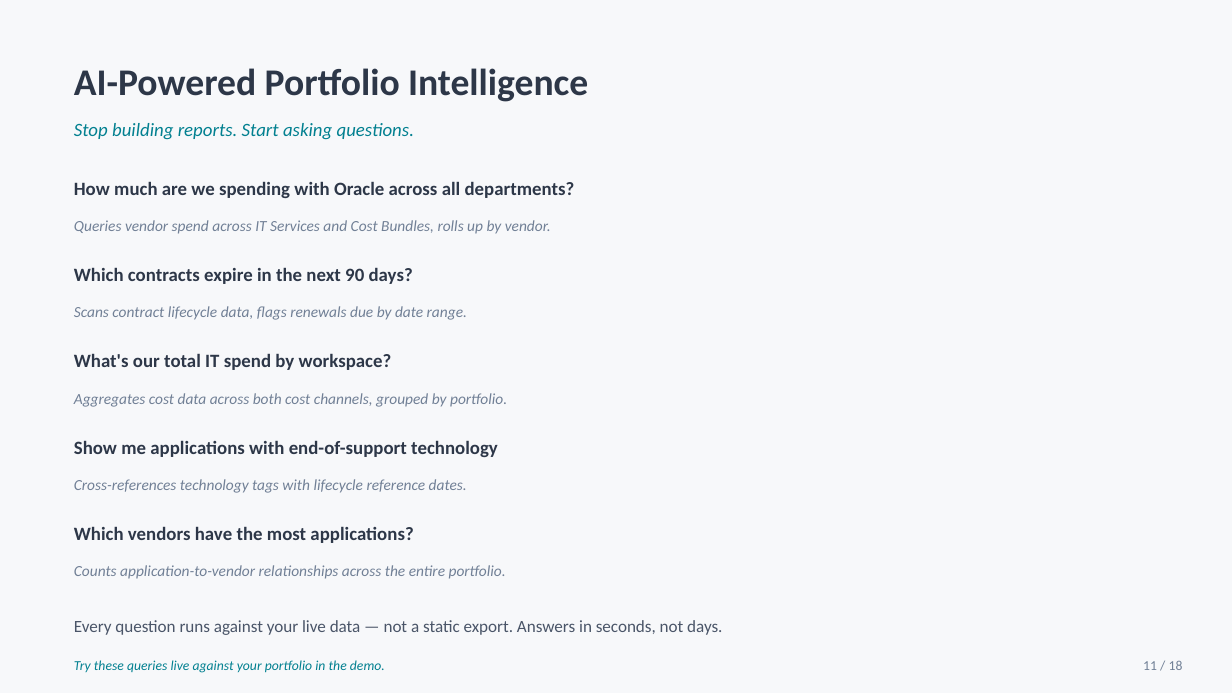
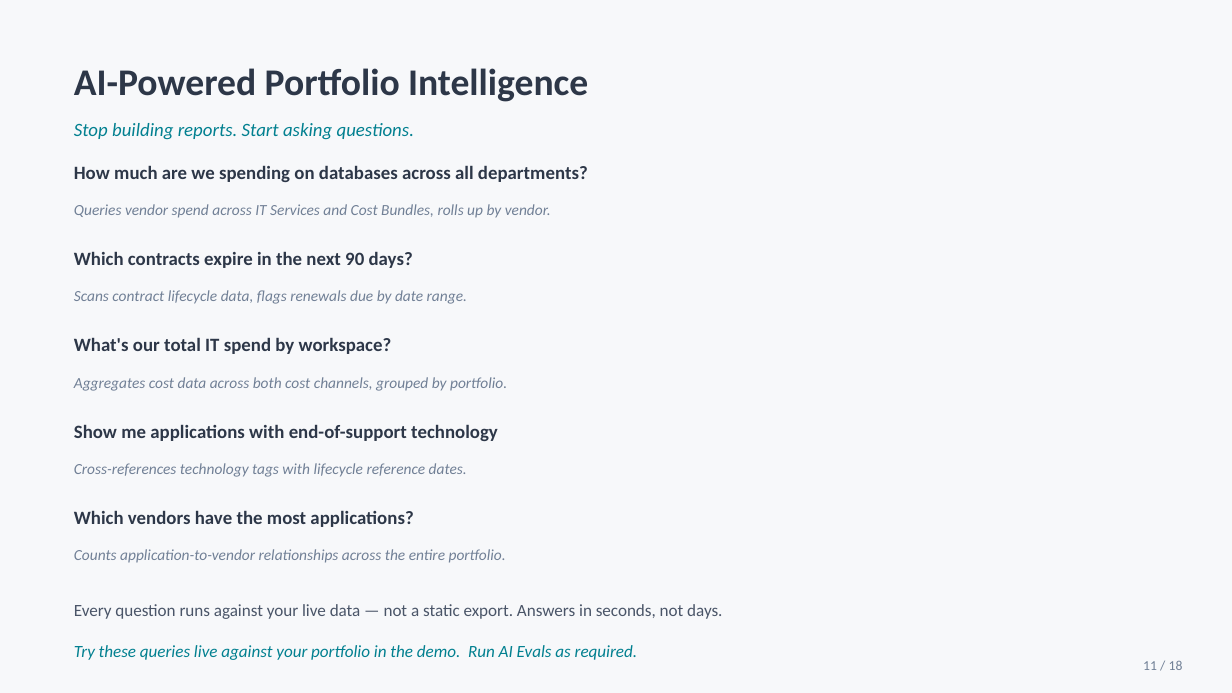
Before and after one commit to sholtby/getinsync-architecture, a slide deck: slide 11 of marketing/GetInSync_NextGen_Garland_Light.pptx. Drawn at 1232x693 pixels with LibreOffice and Linux fonts; fonts in the diff are those of the drawing. Boxes give left, top, right and bottom in pixels: in the first picture for what was removed or moved away, otherwise in the second. Text is boxed around its words. In the diff, an @@ line names an element or a change of style, - is before the commit and + after.

```diff
--- a/marketing/GetInSync_NextGen_Garland_Light.pptx
+++ b/marketing/GetInSync_NextGen_Garland_Light.pptx
@@ text at (74, 165, 588, 182): text changed @@
-How much are we spending with Oracle across all departments?
+How much are we spending on databases across all departments?
@@ 10 texts: place and size @@
-10 texts at (74, 220, 722, 635)
+10 texts at (74, 204, 722, 619)
@@ text at (74, 645, 637, 660): text changed; size 8 to 10 pt @@
-Try these queries live against your portfolio in the demo.
+Try these queries live against your portfolio in the demo. Run AI Evals as required.
```
Also in this commit, not shown: 15 other slides changed, 2 other files.
